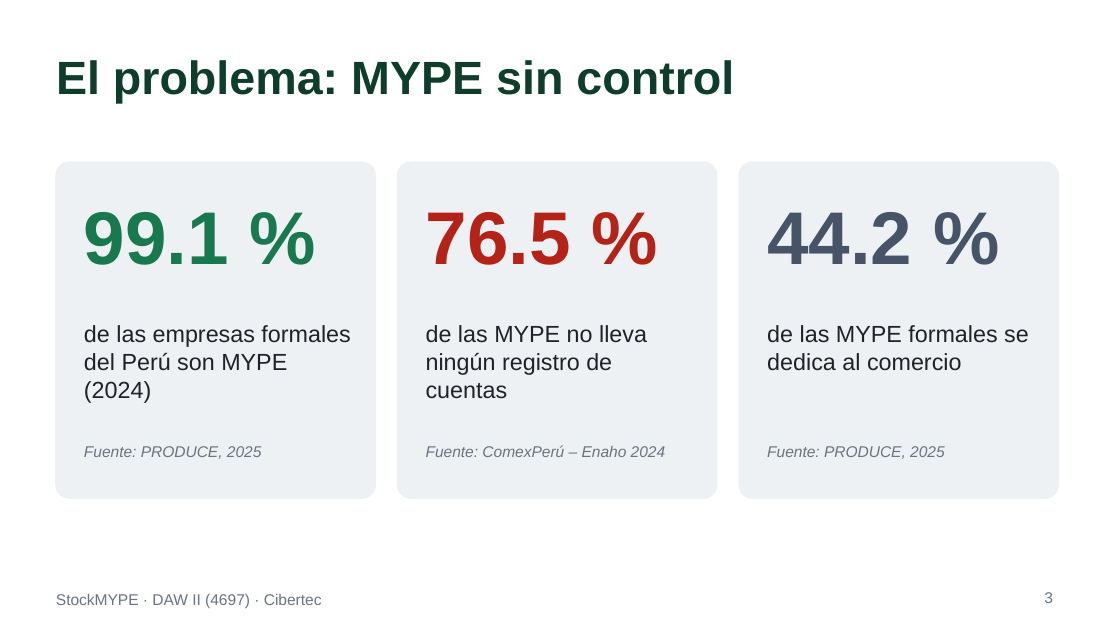
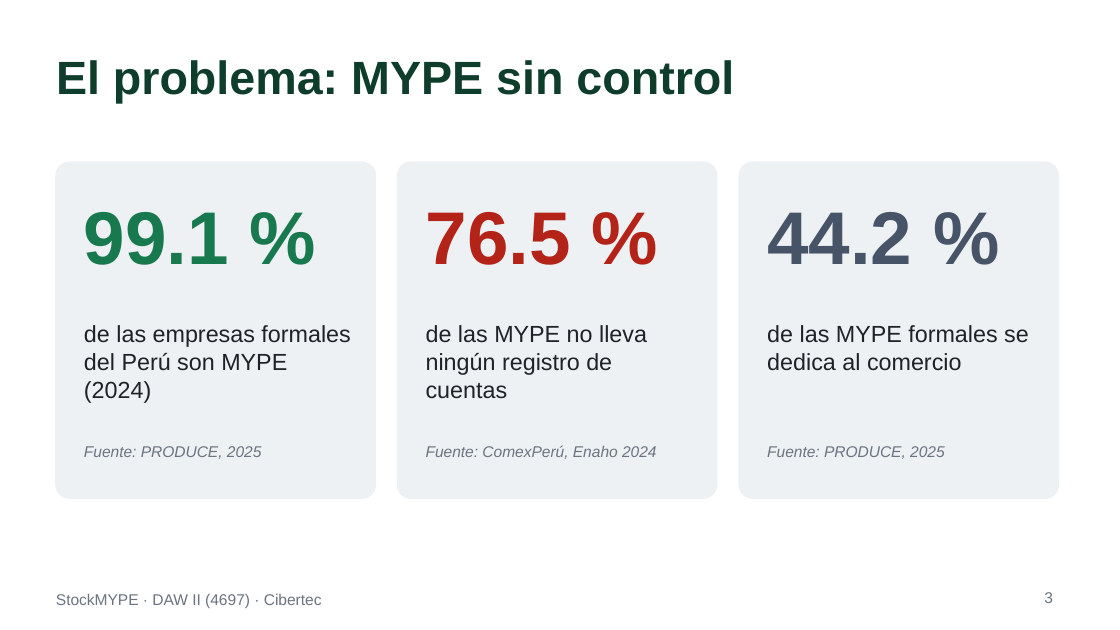
Before and after one commit to nandoxts/DAWII-4697-StockMYPE, a slide deck: slide 3 of docs/Presentacion_StockMYPE_AP1.ppt. Drawn at 1120x630 pixels with LibreOffice and Linux fonts; fonts in the diff are those of the drawing. Boxes give left, top, right and bottom in pixels: in the first picture for what was removed or moved away, otherwise in the second. Text is boxed around its words. In the diff, an @@ line names an element or a change of style, - is before the commit and + after.

```diff
--- a/docs/Presentacion_StockMYPE_AP1.ppt
+++ b/docs/Presentacion_StockMYPE_AP1.ppt
@@ text at box(426, 445, 657, 459): text changed @@
-Fuente: ComexPerú – Enaho 2024
+Fuente: ComexPerú, Enaho 2024
```
Also in this commit, not shown: 1 other slide changed, 2 other files.
